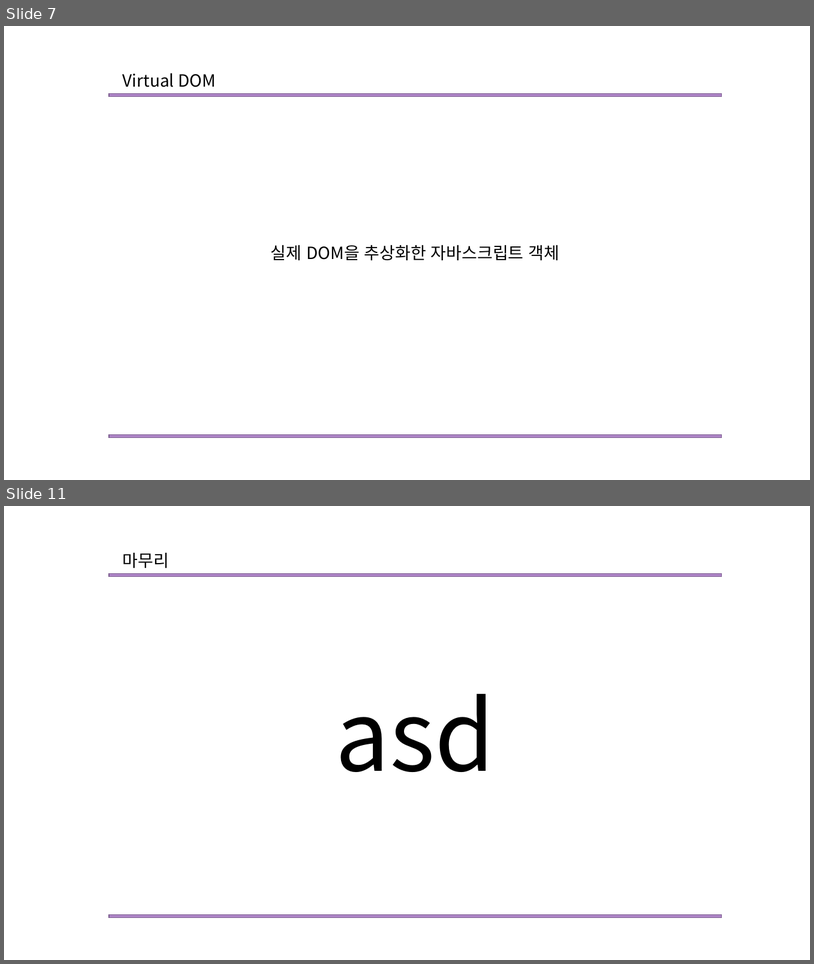
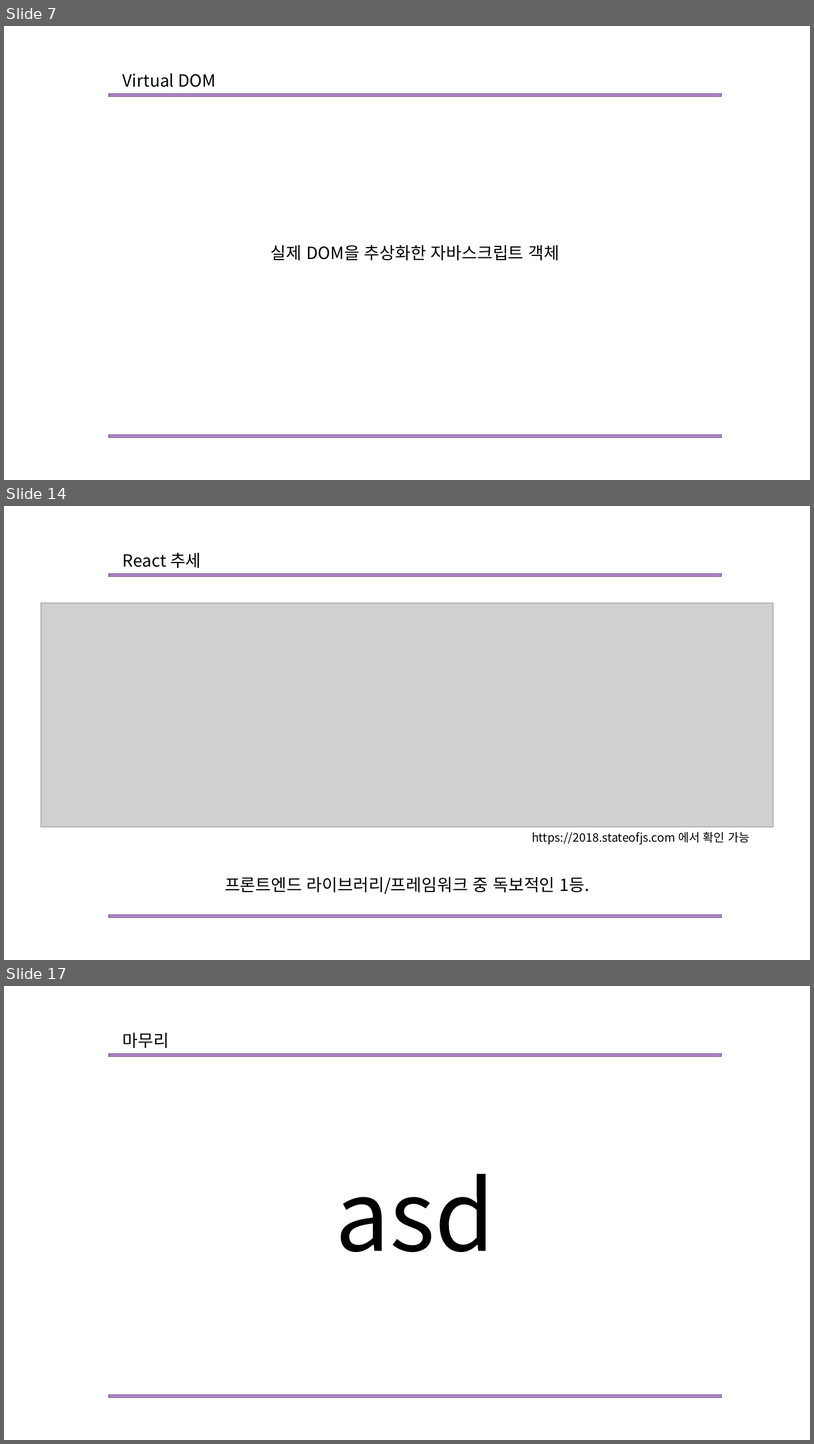
Before and after one commit to Mikusnuz/MyPractice, a slide deck: Study/6. React.pptx. Shown one above the other, each under a label of ours: slides 7 and 11 before the commit, slides 7, 14 and 17 after it; the slides between them are not shown. The pictures are 814x964 and 814x1444 pixels, drawn with LibreOffice and Linux fonts; fonts in the diff are those of the drawing; grey boxes stand for pictures. Boxes give left, top, right and bottom in pixels: in the first picture for what was removed or moved away, otherwise in the second. Text is boxed around its words. In the diff, an @@ line names an element or a change of style, - is before the commit and + after.

```diff
--- a/Study/6. React.pptx
+++ b/Study/6. React.pptx
@@ slide 14 added at bbox=[4, 506, 810, 960], background #FFFFFF @@
@@ text added at bbox=[123, 552, 201, 568], 20 pt, text #000000 @@
+React 추세
@@ rectangle added at bbox=[108, 574, 722, 577], fill #AD84C6, outline #806292 1 pt @@
@@ picture added at bbox=[41, 603, 773, 826] @@
@@ text added at bbox=[532, 831, 750, 844], 14 pt, text #000000 @@
+https://2018.stateofjs.com 에서 확인 가능
@@ text added at bbox=[225, 876, 590, 894], 20 pt, text #000000 @@
+프론트엔드 라이브러리/프레임워크 중 독보적인 1등.
@@ rectangle added at bbox=[108, 915, 722, 918], fill #AD84C6, outline #806292 1 pt @@
@@ what was slide 11 is now slide 17 @@
```
Also in this commit, not shown: 4 slides changed, 6 other slides added, 1 slide removed, 5 other files.
